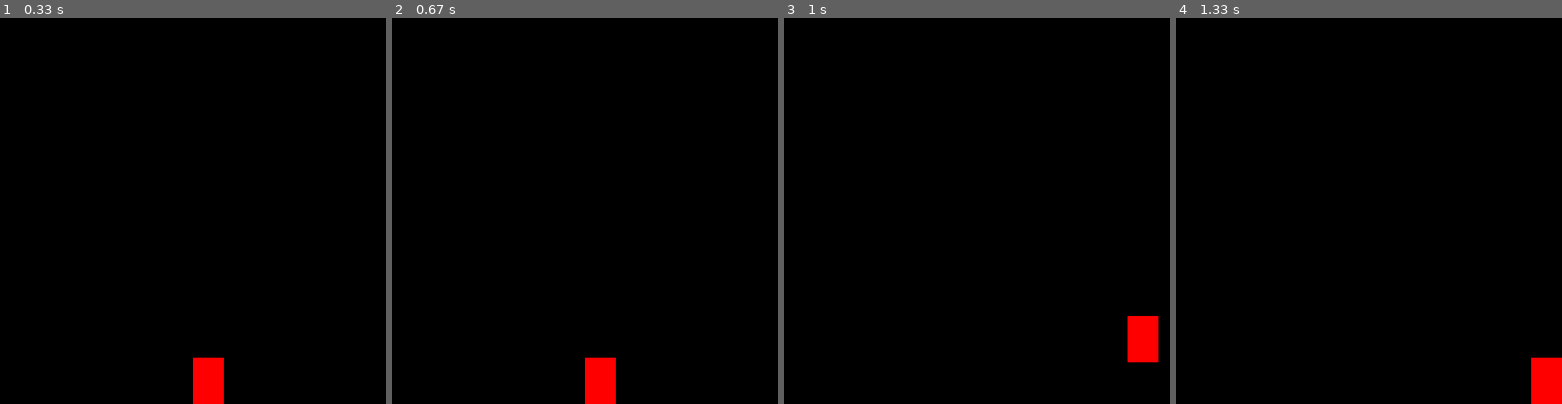
Above: before the commit, frames 1-4 (left to right).
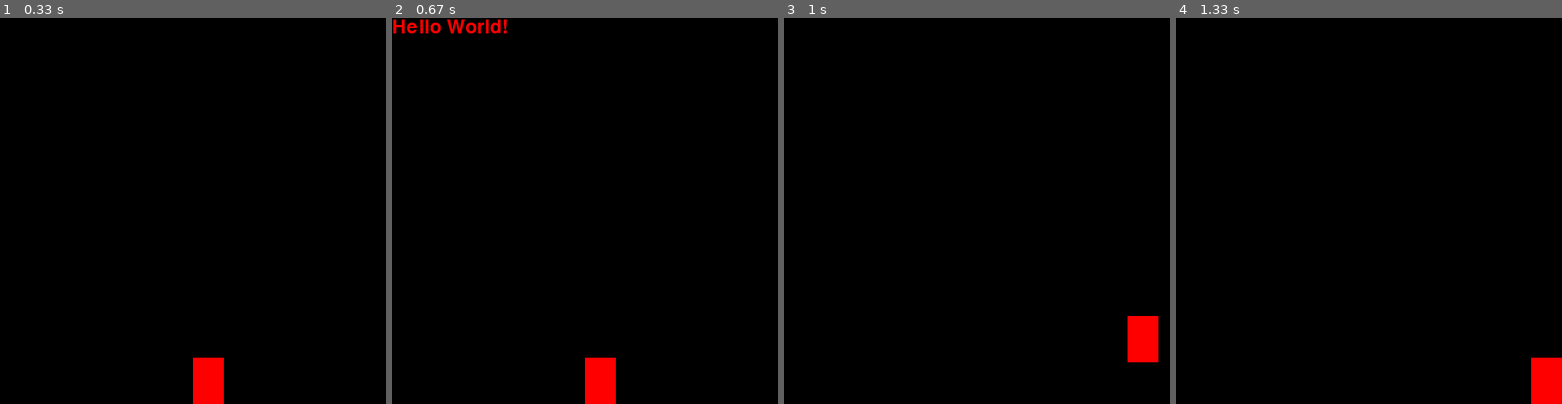
Above: after the commit, the same moments.

Repository: BrianCarducci/pygame-fun
Game: pygame game, started from main.py
Two runs of this game, one before a commit and one after it. Both use one fixed random seed, a clock stepped at 60 frames per second and the inputs below.
Inputs:
- Up to frame 1 (0.33 s): no input
- Up to frame 2 (0.67 s): tap Enter at 0.33 s
- Up to frame 3 (1 s): hold Enter from 0.67 s (still down); hold Right from 0.67 s (still down); tap Space at 0.73 s
- Up to frame 4 (1.33 s): tap Space at 1.03, 1.23 s; release Enter at 1.13 s; release Right at 1.13 s; hold Right from 1.17 s (still down)

Frame 1 is identical in both runs. In frame 2, 0.6% of the frame differs, in the area x 0-30%, y 0-4%; in frame 3, nothing differs; in frame 4, nothing differs.

Commit message:
fixed gitignore, can now draw text to screen

Diff:
--- a/main.py
+++ b/main.py
@@ -1,41 +1,75 @@
 import pygame
-from entities import player
-pygame.init()
+import pygame.freetype
+import setup
 
-SCREEN_WIDTH = 500
-SCREEN_HEIGHT = 500
+from state import State
+from entities.player import Player
 
-win = pygame.display.set_mode((SCREEN_WIDTH, SCREEN_HEIGHT))
-pygame.display.set_caption("My Game")
-pygame.init()
+def main():
+    pygame.init()
 
-width = 40
-height = 60
-x = 250
-y = SCREEN_HEIGHT - height
-vel = 15
+    # myFont = pygame.font.SysFont("Comic Sans MS", 30)
 
-the_player = player.Player(x, y, width, height, vel, False, 10)
-entities = [the_player]
+    # GAME_FONT = pygame.freetype.Font("", 24)
+
+    GAME_FONT = pygame.font.Font(pygame.font.get_default_font(), 25)
+
+    SCREEN_WIDTH = 500
+    SCREEN_HEIGHT = 500
+
+    game_state = State.PLAYING
 
 
-def draw(entities):
+    win = pygame.display.set_mode((SCREEN_WIDTH, SCREEN_HEIGHT))
+    pygame.display.set_caption("My Game")
+    pygame.init()
+
+    width = 40
+    height = 60
+    x = 250
+    y = SCREEN_HEIGHT - height
+    vel = 15
+
+    player = Player(x, y, width, height, vel, False, 10)
+    entities = [player]
+
+    text_surface = None
+
+    run = True
+    while run:
+        pygame.time.delay(25)
+
+        for event in pygame.event.get():
+            if event.type == pygame.QUIT:
+                run = False
+            if event.type == pygame.KEYDOWN:
+                if event.key == pygame.K_RETURN:
+                    if game_state == State.PLAYING:
+                        game_state = State.PAUSED
+                        text_surface = GAME_FONT.render("Hello World!", True, (255, 0, 0))
+                        print("paused")
+                    elif game_state == State.PAUSED:
+                        game_state = State.PLAYING
+                        text_surface = None
+                        print("playing")
+
+        keys = pygame.key.get_pressed()
+
+        player.check_player_actions(keys, "playing", SCREEN_WIDTH)
+        draw(entities, text_surface, win)
+
+    pygame.quit()
+
+
+def draw(entities, text_surface, win):
     for entity in entities:
         win.fill((0, 0, 0))
         pygame.draw.rect(win, (255, 0, 0), (entity.x, entity.y, entity.width, entity.height))
-        pygame.display.update()
 
+    if text_surface:
+        win.blit(text_surface, (0, 0))
 
-run = True
-while run:
-    pygame.time.delay(25)
+    pygame.display.update()
 
-    for event in pygame.event.get():
-        if event.type == pygame.QUIT:
-            run = False
-
-    keys = pygame.key.get_pressed()
-    the_player.check_player_actions(keys, "playing", SCREEN_WIDTH)
-    draw(entities)
-
-pygame.quit()
+if __name__ == "__main__":
+    main()
--- /dev/null
+++ b/setup.py
@@ -0,0 +1,6 @@
+import pygame
+
+def setup():
+    font = pygame.font.SysFont(None, 24)
+    text_surface = font.render("Paused", True, (225, 0, 0), background=None)
+    return text_surface
--- a/state.py
+++ b/state.py
@@ -0,0 +1,7 @@
+from enum import Enum, auto
+
+class State(Enum):
+    PLAYING = auto()
+    PAUSED = auto()
+    GAMEOVER = auto()
+    MENU = auto()
Not shown, added: requirements.txt
Not shown, changed: .gitignore
